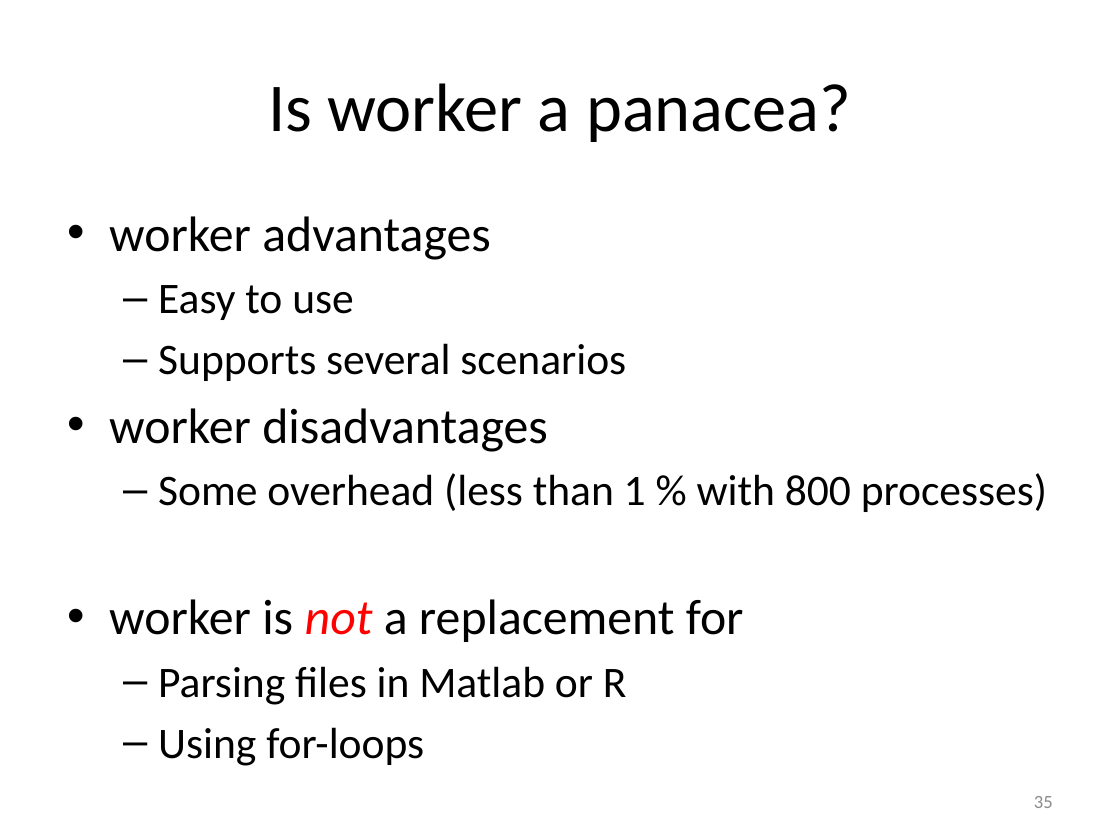
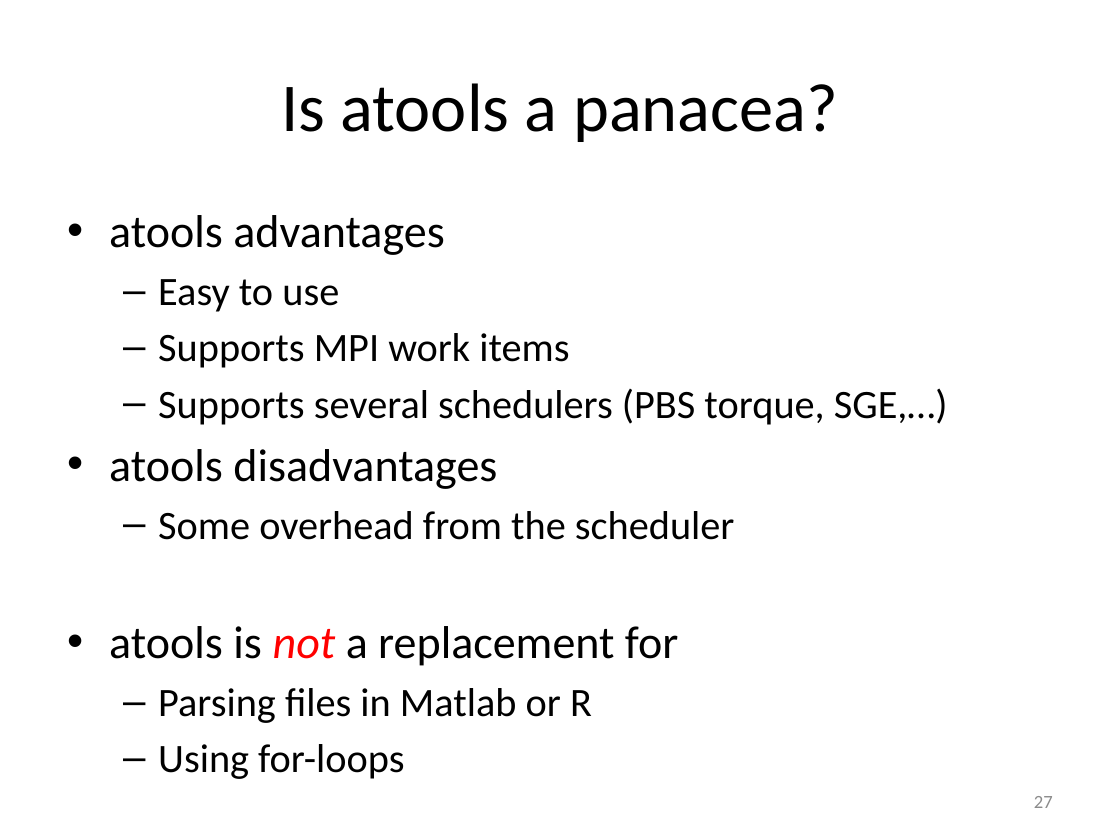
Before and after one commit to gjbex/atools, a slide deck: slide 27 of atools.pptx (slide 35 before the commit). Drawn at 1120x840 pixels with LibreOffice and Linux fonts; fonts in the diff are those of the drawing. Boxes give left, top, right and bottom in pixels: in the first picture for what was removed or moved away, otherwise in the second. Text is boxed around its words. In the diff, an @@ line names an element or a change of style, - is before the commit and + after.

Commit message:
Add slides on atools featrues

```diff
--- a/atools.pptx
+++ b/atools.pptx
@@ title at (x1=281, y1=83, x2=838, y2=142): text changed @@
-Is worker a panacea?
+Is atools a panacea?
@@ text at (x1=109, y1=215, x2=444, y2=255): text changed; size 32 to 29.6 pt @@
-• worker advantages
+• atools advantages
@@ text at (x1=158, y1=279, x2=592, y2=723): size 28 to 25.9 pt in "Easy to use", "Parsing files in Matlab or R", "Using for-loops" @@
@@ text at (x1=109, y1=333, x2=948, y2=666): text changed; size 28 to 25.9 pt @@
-  – Supports several scenarios
-• worker disadvantages
-  – Some overhead (less than 1 % with 800 processes)
-• worker is not a replacement for
+  – Supports MPI work items
+  – Supports several schedulers (PBS torque, SGE,…)
+• atools disadvantages
+  – Some overhead from the scheduler
+• atools is not a replacement for
@@ page number at (x1=1034, y1=796, x2=1053, y2=808): text changed @@
-35
+27
```
Also in this commit, not shown: 10 other slides changed, 1 slide added, 9 slides removed.
